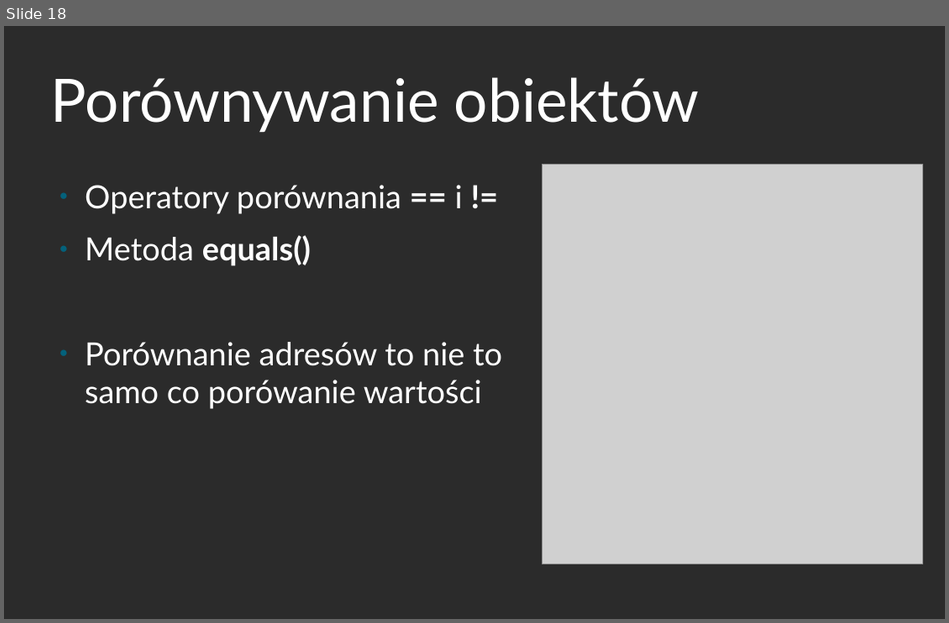
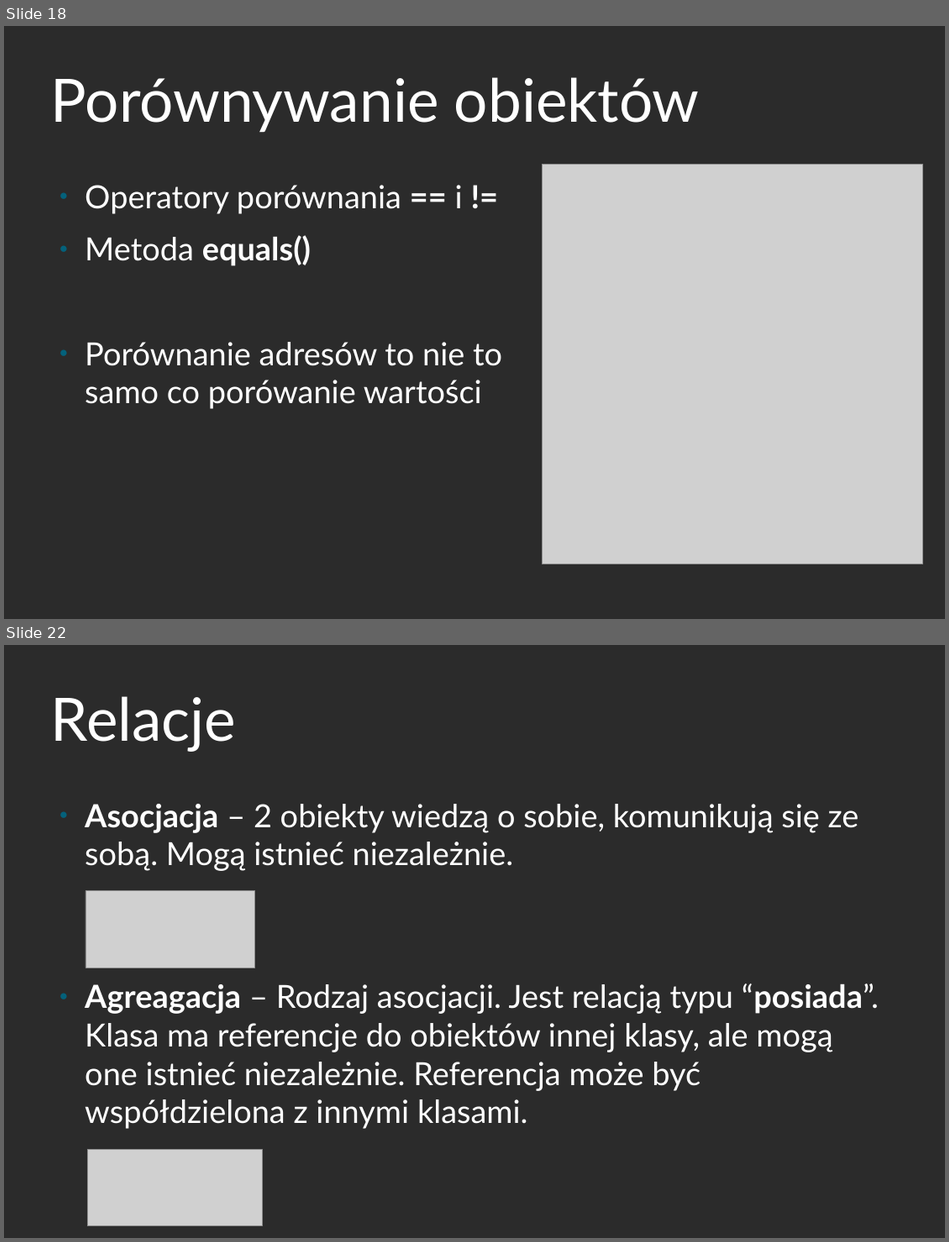
Before and after one commit to mdzidko/java-kurs, a slide deck: prezentacje/java_3.odp. Shown one above the other, each under a label of ours: slide 18 before the commit, slides 18 and 22 after it; the slides between them are not shown. The pictures are 949x623 and 949x1242 pixels, drawn with LibreOffice and Linux fonts; fonts in the diff are those of the drawing; grey boxes stand for pictures; background and template pictures are left out; a plain dark background stands for a picture behind light text. Boxes give left, top, right and bottom in pixels: in the first picture for what was removed or moved away, otherwise in the second. Text is boxed around its words. In the diff, an @@ line names an element or a change of style, - is before the commit and + after.

```diff
--- a/prezentacje/java_3.odp
+++ b/prezentacje/java_3.odp
@@ slide 22 added at [4,645,945,1238], background picture (left out) @@
@@ title added at [51,696,237,752], 60 pt, text #FFFFFF @@
+Relacje
@@ text added at [85,804,878,1129], 32 pt, text #FFFFFF @@
+● Asocjacja – 2 obiekty wiedzą o sobie, komunikują się ze sobą. Mogą istnieć niezależnie.
+● Agreagacja – Rodzaj asocjacji. Jest relacją typu “posiada”. Klasa ma referencje do obiektów innej klasy, ale mogą one istnieć niezależnie. Referencja może być współdzielona z innymi klasami.
@@ picture added at [85,891,255,968] @@
@@ picture added at [87,1149,262,1225] @@
```
Also in this commit, not shown: 1 slide changed, 4 other slides added, 17 other files.
